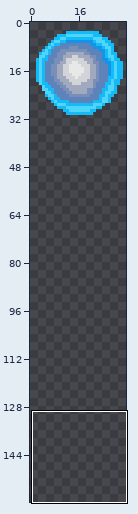
Two states of a sprite sheet, equipment/portal/portal.png. The first picture is a wide view before the edit; the outline marks the close-up.
Close-up. First the earlier version:
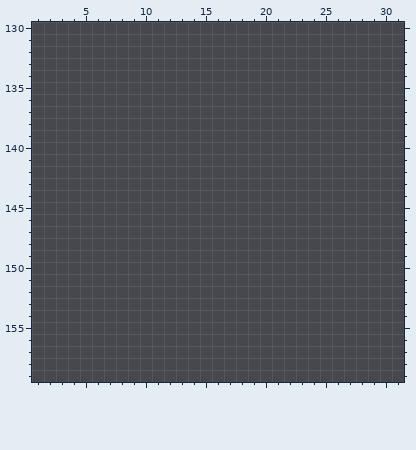
The file is 256x256 pixels. Colours within 5 levels of each other are drawn and written as one. Shown: x 1..31, y 130..159. The old version is drawn lined up with the new one, on the new canvas. The commit also changed other parts of the picture, which this record leaves out.
And afterwards:
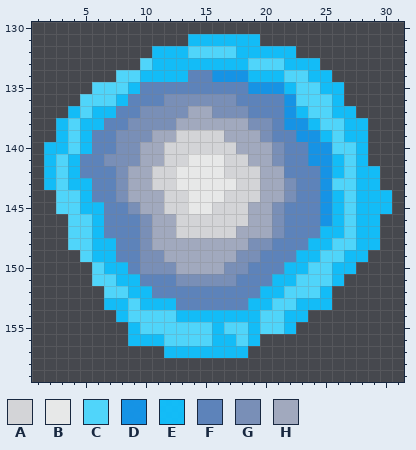
Palette (. is transparent): A #d5d6d9fc  B #e9eaeafc  C #50d7fcfc  D #1594e7fc  E #12bdf9fc  F #5d84bbfc  G #7a90b8fc  H #a2aabffc
Diff:
canvas 256x256 -> 32x160, the old top-left corner now at -96,0 (the part of the old canvas that was cut away was empty and is not shown)
Changed rows in their new state; - is an unchanged pixel.
first column x 2:
131 ------------EEEEEE-----------
132 ---------EEECCCCEEEEE--------
133 --------CEEEEEEEECCCEEE------
134 ------CCEEEEFFDDDEEECCEE-----
135 ----CCCEFFFFFFFFFDDDECCEE----
136 ---CCCEFFFGGGGGGFFFFDCCCE----
137 --ECEEFFGGGGHHGGGFFFDECCEE---
138 -ECEEFFGGGGHHHHHHGGFDDECCEE--
139 -ECEFFGGGHHAAAAHHHGFFDDECEE--
140 EECEFFGGHHAAAAAAHHHGFFDDCCE--
141 ECEFFGGGHHAABBBAAHHGFFDDECE--
142 ECEFFFGHHAABBBBAAAHHFFFDECEE-
143 ECEEFFGHHAABBBBBAAHHGFFDCCEE-
144 -CCEFFGHHHAABBBAAAHHGFFDECEEE
145 -CCEEFFGHHAABBAAAHHGFFFDECEEE
146 --CCEFFFGHHAAAAAAHHGFFFDECEE-
147 --CCEFFFGHHAAAAAHHHGFFFEECEE-
148 --CCEEFFGHHHHHHHHGGFFFEECCEE-
149 ---CEEFFGGHHHHHHGGFFFEECCEE--
150 ----CEEFGGGHHHHGGFFFEECCEE---
151 ----CCEEFFFGGGGGFFFEECCCE----
152 -----CCEEFFFFFFFFFEECCCE-----
153 -----EECEEEFFFFFFEECCEEE-----
154 ------ECCCCEEEEEEECCEE-------
155 -------ECCCCCCECCECCE--------
156 -------EEECCCCEECE-----------
157 ----------EEEEEEE------------
